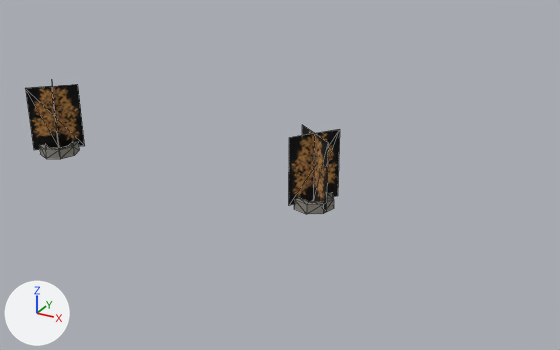
The OBJ model examples/vehicle-playground/res/models/urban/procgen-procpain-tree-park-large-xm1z2.obj as it was, and as the next commit left it.
Rendered twice from a camera (50 mm lens) standing at (40.9, -39.7, 33.7) and looking at (6.2, 23.4, 2.2). Arrows for +X, +Y and +Z are at lower left; the lights stay in place. The older version comes first. Mesh edges are drawn as thin lines. Where no turn or scale is listed for an object, it has been applied to the vertices. Vertices at exactly the same position are counted once.

Objects in the first picture: 'procgen-procpain-tree-park-large-xm1z2'.
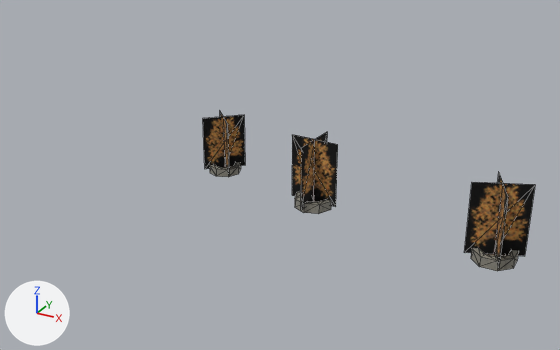
Pixel boxes (x1, y1, x2, y2) of what changed, in the pictures (560 x 350 px; the box of a moved part takes in the faces that stretch with it):
'procgen-procpain-tree-park-large-xm1z2', reshaped (23% taller)
    before: (26, 84, 340, 214)
    after: (203, 111, 535, 271)
part 1 of me_procgen_procpain_tree_park_large_xm1z2, moved or reshaped
    before: (26, 84, 85, 154)
    after: (203, 111, 245, 174)
part 2 of me_procgen_procpain_tree_park_large_xm1z2, added
    after: (464, 173, 535, 268)
part 3 of me_procgen_procpain_tree_park_large_xm1z2, moved or reshaped
    before: (294, 192, 334, 214)
    after: (209, 162, 241, 177)
part 4 of me_procgen_procpain_tree_park_large_xm1z2, moved or reshaped
    before: (39, 142, 79, 159)
    after: (295, 193, 331, 214)
part 5 of me_procgen_procpain_tree_park_large_xm1z2, added
    after: (471, 248, 518, 271)
part 6 of me_procgen_procpain_tree_park_large_xm1z2, moved or reshaped
    before: (289, 125, 340, 211)
    after: (292, 132, 338, 210)

The edits, one by one:
me_procgen_procpain_tree_park_large_xm1z2 is used by ob_procgen_procpain_tree_park_large_xm1z2; location (0.0, 0.0, 0.0).
Verts and faces of me_procgen_procpain_tree_park_large_xm1z2; kept vertices keep their numbers, new ones are numbered from 84.
Before the commit, vertices of me_procgen_procpain_tree_park_large_xm1z2: 10 (10.4, 22.7, 0.5) at pixel (313, 200), 11 (12.6, 21.1, 7.6) at pixel (328, 142), 12 (12.6, 21.1, 0.5) at pixel (326, 211), 13 (10.4, 22.7, 7.6) at pixel (314, 133), 14 (8.2, 24.3, 0.5).
Before the commit, vertices of me_procgen_procpain_tree_park_large_xm1z2: 15 (8.2, 24.3, 7.6) at pixel (302, 124), 16 (12.0, 24.9, 7.6) at pixel (339, 129), 17 (12.0, 24.9, 0.5) at pixel (337, 195), 18 (8.8, 20.5, 0.5) at pixel (288, 205), 19 (8.8, 20.5, 7.6) at pixel (289, 137).
me_procgen_procpain_tree_park_large_xm1z2 had 84 vertices, 136 faces and spanned x -23.8..12.6, y 19.0..24.9, z 0.0..7.9.
me_procgen_procpain_tree_park_large_xm1z2 now has 126 vertices, 204 faces and spans x -3.6..31.2, y 18.3..27.5, z 0.0..7.2.
me_procgen_procpain_tree_park_large_xm1z2 part 1: the loose piece of 10 vertices spanning x -23.6..-19.6, y 19.1..23.2, z 0.5..7.9 is turned 179.3 degrees about the z axis through its middle and scaled by 0.788, then moved by (19.7, 4.6, -0.9).
me_procgen_procpain_tree_park_large_xm1z2 part 2: the loose piece of 10 vertices spanning x 8.2..12.6, y 20.5..24.9, z 0.5..7.6 is copied, and the copy is turned -30.5 degrees about the z axis through its middle and scaled by 0.948, then moved by (18.5, -2.0, -0.2); it spans x 26.5..31.2, y 18.3..23.0, z 0.5..7.2.
me_procgen_procpain_tree_park_large_xm1z2 part 3: the loose piece of 32 vertices spanning x 8.3..12.5, y 20.6..24.8, z 0.0..1.0 is turned -9.6 degrees about the z axis through its middle and scaled by 0.823, then moved by (-12.3, 3.1, -0.1).
me_procgen_procpain_tree_park_large_xm1z2 part 4: the loose piece of 32 vertices spanning x -23.8..-19.4, y 19.0..23.3, z 0.0..1.1 is turned -47 degrees about the z axis through its middle and scaled by 0.881, then moved by (32.0, 1.5, -0.1).
me_procgen_procpain_tree_park_large_xm1z2 part 5: the loose piece of 32 vertices spanning x 8.3..12.5, y 20.6..24.8, z 0.0..1.0 is copied, and the copy is turned -30.5 degrees about the z axis through its middle and scaled by 0.948, then moved by (18.5, -2.0, 0.0); it spans x 27.0..30.7, y 18.8..22.5, z 0.0..1.0.
Part 6, on me_procgen_procpain_tree_park_large_xm1z2:
Vertices deleted: 11 to 19 (with the faces that use them).
New vertex 84 is at (10.5, 25.2, 0.5).
New vertex 85 is at (10.3, 20.2, 0.5), pixel (300, 210).
New vertex 86 is at (7.9, 22.8, 0.5), pixel (291, 195).
New vertex 87 is at (12.9, 22.6, 0.5), pixel (335, 206).
New vertices 88 to 92 stand at vertices 10, 84 to 87, in that order, plus (0.0, 0.0, 6.5).
New faces: (10, 89, 84), (10, 88, 89), (10, 85, 88), (85, 90, 88), (10, 86, 91), (10, 91, 87) (mat_treea (picture img_treea_png)).
New faces: (87, 91, 92), (88, 92, 91) (mat_treea (picture img_treea_png)).
